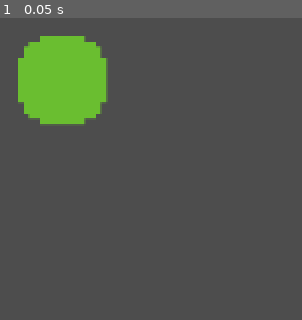
Above: before the commit, frame 1.
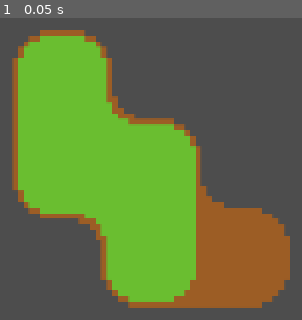
Above: after the commit, the same moment.

Repository: Auseawesome/a-gneiss-expedition
Game: Godot game, scene res://world.tscn
The game is run twice, just before and just after one commit, with the same random seed, the same clock (stepped at 60 frames per second) and the same inputs.
Inputs:
- Up to frame 1 (0.05 s): no input

The runs differ from the first frame. In frame 1, 40% of the frame differs, in the area x 3-97%, y 3-97%.

Commit message:
Dirt Tiles

Diff:
--- a/offset_tile_map.gd
+++ b/offset_tile_map.gd
@@ -32,6 +32,8 @@
 	if (visual_grid[pos + SE] & TileMapManager.TileFill.nw == 0):
 		visual_grid[pos + SE] += TileMapManager.TileFill.nw
 
+	render_tile(pos)
+
 func clear_tile(pos: Vector2i):
 	if (!visual_grid.has(pos)):
 		visual_grid[pos] = 0;
@@ -54,6 +56,8 @@
 	if (visual_grid[pos + SE] & TileMapManager.TileFill.nw != 0):
 		visual_grid[pos + SE] -= TileMapManager.TileFill.nw
 
+	render_tile(pos)
+
 func render_tile(pos: Vector2i):
 	layer_node.set_cell(pos, 0, TileMapManager.enum_to_uv[visual_grid[pos]])
 	layer_node.set_cell(pos + EAST, 0, TileMapManager.enum_to_uv[visual_grid[pos + EAST]])
--- a/tile_map_manager.gd
+++ b/tile_map_manager.gd
@@ -10,7 +10,8 @@
 }
 
 enum FloorMaterial {
-	grass = 0
+	dirt = 0,
+	grass = 1
 }
 
 static var enum_to_uv: Dictionary[int, Vector2i] = {
@@ -37,7 +38,7 @@
 	0b1111: Vector2i(1, 0)
 }
 
-var tile_grid: Dictionary[Vector2i, int] = {}
+var tile_grid: Dictionary[Vector2i, FloorMaterial] = {}
 
 # Called when the node enters the scene tree for the first time.
 func _ready() -> void:
@@ -45,7 +46,18 @@
 	grass_test.layer_node = $GrassLayer
 
 	grass_test.set_tile(Vector2i(2, 2))
-	grass_test.render_tile(Vector2i(2, 2))
+	grass_test.set_tile(Vector2i(2, 3))
+	grass_test.set_tile(Vector2i(3, 3))
+	grass_test.set_tile(Vector2i(3, 4))
+
+	var dirt_test := OffsetTileMap.new()
+	dirt_test.layer_node = $DirtLayer
+
+	dirt_test.set_tile(Vector2i(2, 2))
+	dirt_test.set_tile(Vector2i(2, 3))
+	dirt_test.set_tile(Vector2i(3, 3))
+	dirt_test.set_tile(Vector2i(3, 4))
+	dirt_test.set_tile(Vector2i(4, 4))
 
 # Called every frame. 'delta' is the elapsed time since the previous frame.
 func _process(delta: float) -> void:
--- a/world.tscn
+++ b/world.tscn
@@ -2,6 +2,30 @@
 
 [ext_resource type="Texture2D" uid="uid://c13q61vq7aro1" path="res://tileset/grass.png" id="1_f3sb7"]
 [ext_resource type="Script" uid="uid://bq0cvp0ifaviq" path="res://tile_map_manager.gd" id="1_fj7yv"]
+[ext_resource type="Texture2D" uid="uid://boiaq620ku36k" path="res://tileset/dirt.png" id="2_tlwt5"]
+
+[sub_resource type="TileSetAtlasSource" id="TileSetAtlasSource_aqk2v"]
+resource_name = "Dirt"
+texture = ExtResource("2_tlwt5")
+1:0/0 = 0
+2:0/0 = 0
+3:0/0 = 0
+0:1/0 = 0
+1:1/0 = 0
+2:1/0 = 0
+3:1/0 = 0
+0:2/0 = 0
+1:2/0 = 0
+2:2/0 = 0
+3:2/0 = 0
+0:3/0 = 0
+1:3/0 = 0
+2:3/0 = 0
+3:3/0 = 0
+0:0/0 = 0
+
+[sub_resource type="TileSet" id="TileSet_036b0"]
+sources/0 = SubResource("TileSetAtlasSource_aqk2v")
 
 [sub_resource type="TileSetAtlasSource" id="TileSetAtlasSource_fj7yv"]
 resource_name = "Grass"
@@ -32,5 +56,8 @@
 script = ExtResource("1_fj7yv")
 metadata/_custom_type_script = "uid://bq0cvp0ifaviq"
 
+[node name="DirtLayer" type="TileMapLayer" parent="TileMapManager" unique_id=404541189]
+tile_set = SubResource("TileSet_036b0")
+
 [node name="GrassLayer" type="TileMapLayer" parent="TileMapManager" unique_id=681638670]
 tile_set = SubResource("TileSet_tlwt5")
Binary file added: tileset/dirt.png
Not shown, added: tileset/dirt.png.import
